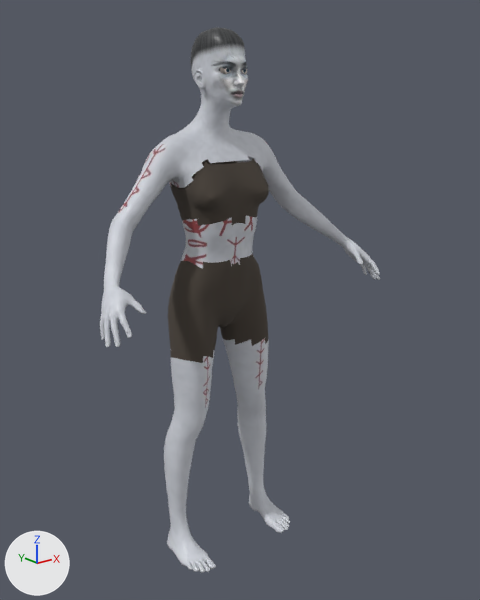
A saved change to the glTF model characters_art/players/player_archer.glb.
Both versions are drawn from a 50 mm lens placed at (-1.174, -1.609, 1.438), pointed at (0.025, -0.111, 0.839). The lights are fixed; the arrows at lower left show +X, +Y and +Z. The older version comes first.

In view in the first picture: 'player_archer_body'.
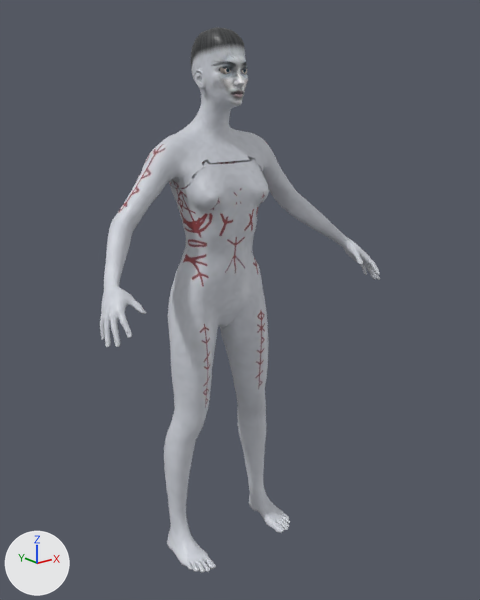
Changed parts and their boxes [x1, y1, x2, y2] in the pictures (480 x 600 px):
'player_archer_body', surface changed (black to grey)
    both: [168, 156, 273, 366]

The change, as a list of edits to the scene's bpy script:
```text
Change mat_linen_undergarment:
    remove # nodes: BsdfPrincipled, OutputMaterial
    remove # colours: brown #4a423a
    nodes: BsdfPrincipled, Math, NormalMap, OutputMaterial, SeparateColor, TexImage x3
    uses the picture img_image_1
    uses the picture img_image_2
    uses the picture img_skin_rough_ao
```
